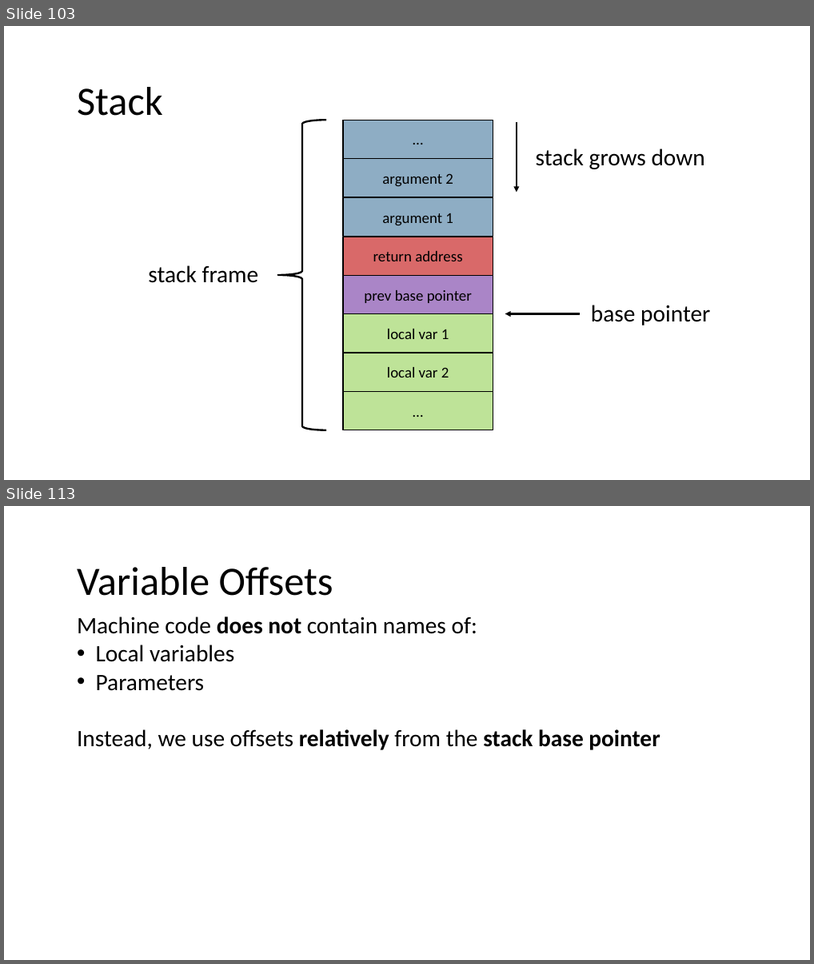
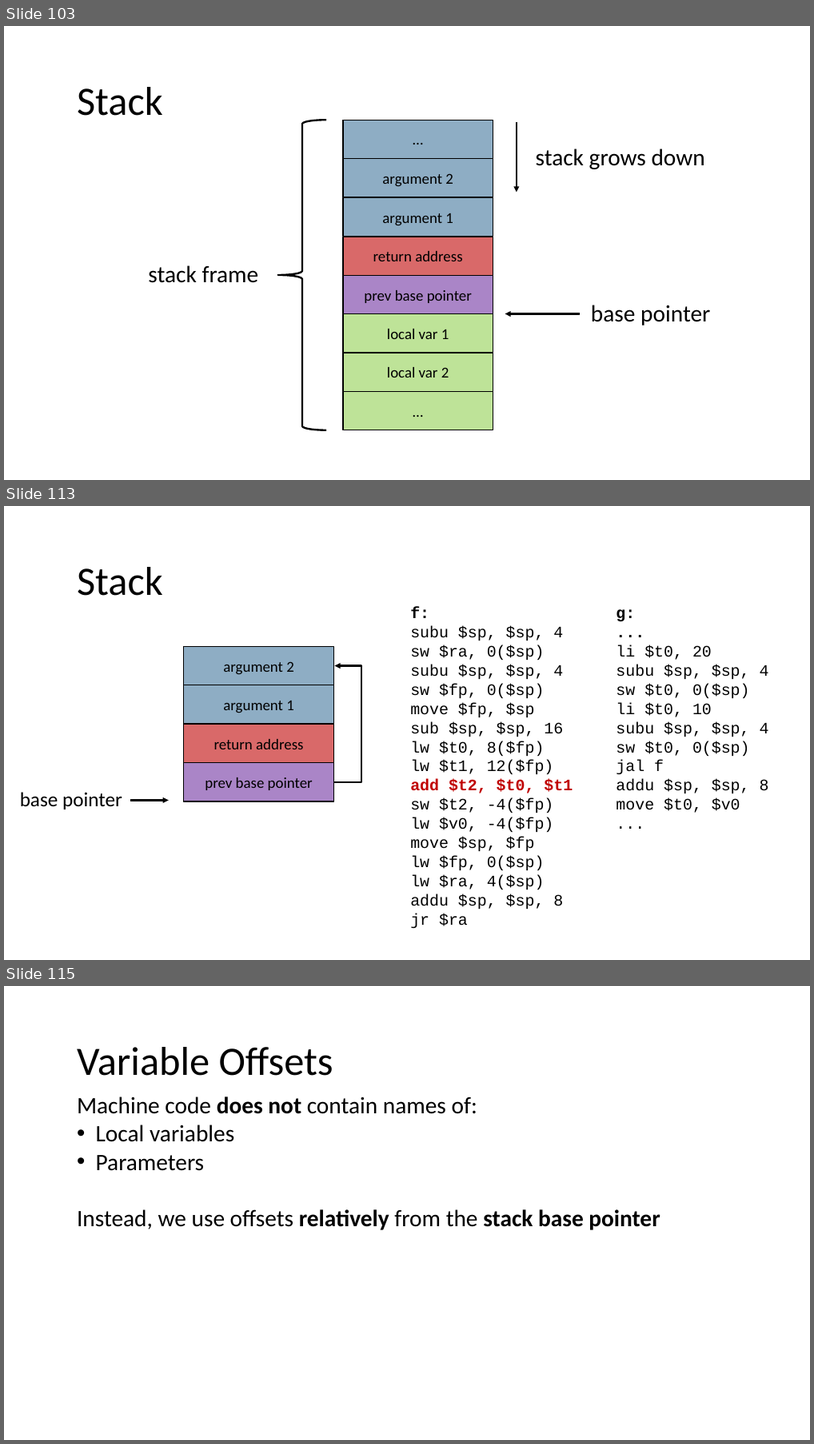
Before and after one commit to nivshani/compilation, a slide deck: new_slides/semantic.pptx. Shown one above the other, each under a label of ours: slides 103 and 113 before the commit, slides 103, 113 and 115 after it; the slides between them are not shown. The pictures are 814x964 and 814x1444 pixels, drawn with LibreOffice and Linux fonts; fonts in the diff are those of the drawing. Boxes give left, top, right and bottom in pixels: in the first picture for what was removed or moved away, otherwise in the second. Text is boxed around its words. In the diff, an @@ line names an element or a change of style, - is before the commit and + after.

```diff
--- a/new_slides/semantic.pptx
+++ b/new_slides/semantic.pptx
@@ slide 113 added at [4,506,810,960], background #FFFFFF @@
@@ text added at [77,567,163,596], 48 pt, text #000000 @@
+Stack
@@ text added at [410,607,573,928], 19 pt, text #000000 @@
+f:
+subu $sp, $sp, 4
+sw $ra, 0($sp)
+subu $sp, $sp, 4
+sw $fp, 0($sp)
+move $fp, $sp
+sub $sp, $sp, 16
+lw $t0, 8($fp)
+lw $t1, 12($fp)
+add $t2, $t0, $t1
+sw $t2, -4($fp)
+lw $v0, -4($fp)
+move $sp, $fp
+lw $fp, 0($sp)
+lw $ra, 4($sp)
+addu $sp, $sp, 8
+jr $ra
@@ text added at [616,609,770,812], 19 pt, text #000000 @@
+g:
+...
+li $t0, 20
+subu $sp, $sp, 4
+sw $t0, 0($sp)
+li $t0, 10
+subu $sp, $sp, 4
+sw $t0, 0($sp)
+jal f
+addu $sp, $sp, 8
+move $t0, $v0
+...
@@ rectangle added at [184,646,334,685], fill #40749B at 59% opacity, outline #000000 1.25 pt, 18 pt, text #000000 @@
+argument 2
@@ elbow arrow added from (334, 782) to (335, 666), #000000 2.25 pt @@
@@ rectangle added at [184,685,334,724], fill #40749B at 59% opacity, outline #000000 1.25 pt, 18 pt, text #000000 @@
+argument 1
@@ rectangle added at [184,724,334,763], fill #C00000 at 59% opacity, outline #000000 1.25 pt, 18 pt, text #000000 @@
+return address
@@ rectangle added at [184,763,334,801], fill #7030A0 at 59% opacity, outline #000000 1.25 pt, 18 pt, text #000000 @@
+prev base pointer
@@ text added at [20,792,122,809], 24 pt, text #000000 @@
+base pointer
@@ arrow added from (130, 800) to (169, 800), #000000 2.25 pt @@
@@ what was slide 113 is now slide 115 @@
```
Also in this commit, not shown: 3 slides changed, 14 other slides added, 13 slides removed, 1 other file.
